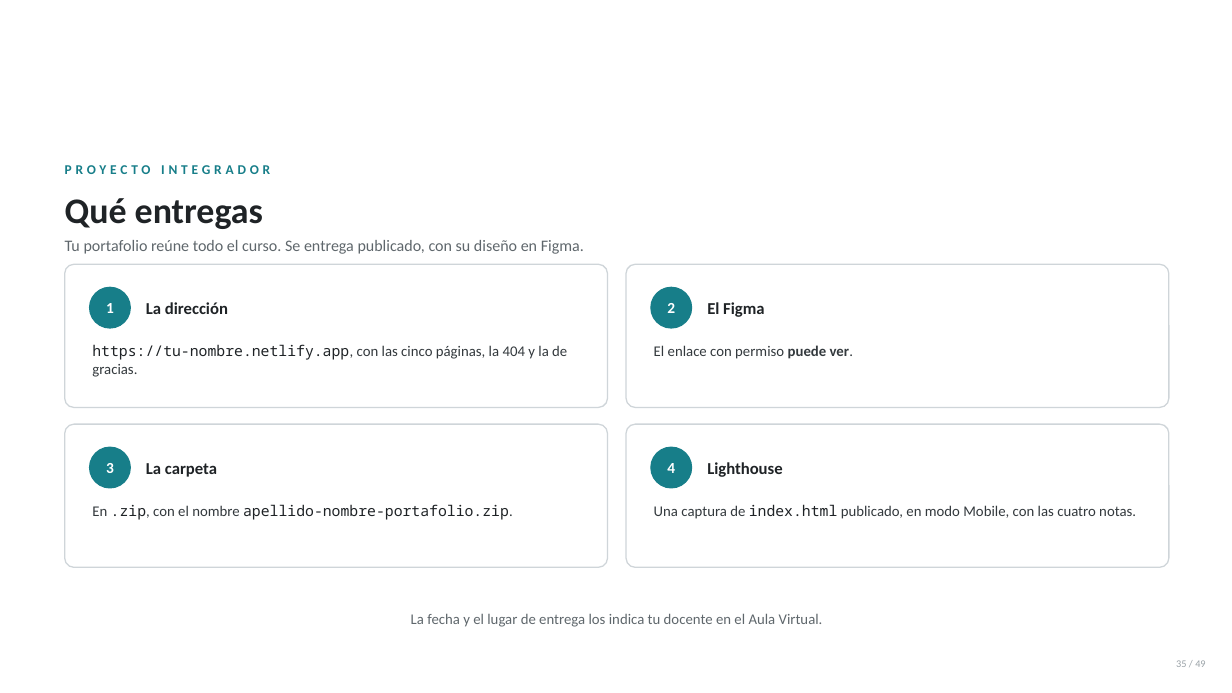
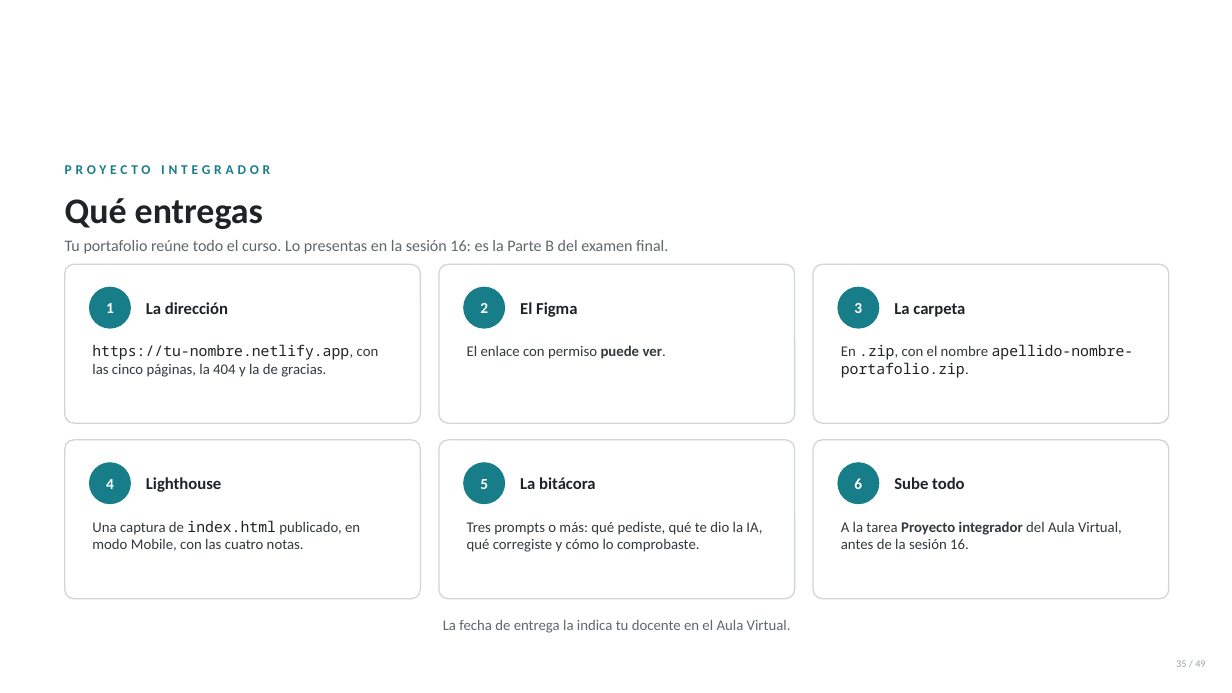
Before and after one commit to anibaler123143423234321/sesiones-dagner, a slide deck: slide 35 of SESION 15/Sesion15-Proyecto-Integrador-Pruebas-y-Despliegue.pptx. Drawn at 1232x693 pixels with LibreOffice and Linux fonts; fonts in the diff are those of the drawing; background and template pictures are left out. Boxes give left, top, right and bottom in pixels: in the first picture for what was removed or moved away, otherwise in the second. Text is boxed around its words. In the diff, an @@ line names an element or a change of style, - is before the commit and + after.

```diff
--- a/SESION 15/Sesion15-Proyecto-Integrador-Pruebas-y-Despliegue.pptx
+++ b/SESION 15/Sesion15-Proyecto-Integrador-Pruebas-y-Despliegue.pptx
@@ rounded rectangle: place and size @@
-rounded rectangle at (65, 264, 608, 408)
+rounded rectangle at (65, 264, 421, 423)
@@ text at (65, 240, 668, 254): text changed @@
-Tu portafolio reúne todo el curso. Se entrega publicado, con su diseño en Figma.
+Tu portafolio reúne todo el curso. Lo presentas en la sesión 16: es la Parte B del examen final.
@@ rounded rectangle: place and size @@
-rounded rectangle at (627, 264, 1170, 408)
+rounded rectangle at (439, 264, 795, 423)
@@ rounded rectangle: place and size @@
-rounded rectangle at (65, 424, 608, 567)
+rounded rectangle at (813, 264, 1169, 423)
@@ text "2": place and size @@
-text "2" at (667, 303, 675, 313)
+text "2" at (480, 303, 488, 313)
@@ ellipse: place and size @@
-ellipse at (651, 287, 691, 328)
+ellipse at (464, 287, 505, 328)
@@ text "El Figma": place and size @@
-text "El Figma" at (707, 302, 764, 317)
+text "El Figma" at (520, 302, 577, 317)
@@ text "3": place and size @@
-text "3" at (106, 463, 114, 473)
+text "3" at (854, 303, 862, 313)
@@ ellipse: place and size @@
-ellipse at (90, 447, 130, 488)
+ellipse at (838, 287, 879, 328)
@@ text "La carpeta": place and size @@
-text "La carpeta" at (146, 463, 217, 477)
+text "La carpeta" at (894, 303, 965, 317)
@@ text "https://tu-nombre.netlify.app, con las cinco páginas, ..." rewrapped from (92, 344, 567, 377) to (92, 344, 379, 377) @@
@@ text "El enlace con permiso puede ...": place and size @@
-text "El enlace con permiso puede ..." at (654, 345, 853, 359)
+text "El enlace con permiso puede ..." at (467, 345, 666, 359)
@@ text "En .zip, con el nombre ..." rewrapped from (92, 504, 513, 520) to (841, 344, 1134, 378) @@
@@ proportions changed in 4 elements at (65, 264, 421, 423), (439, 264, 795, 423), (813, 264, 1169, 423), (65, 440, 421, 599) @@
@@ rounded rectangle: place and size @@
-rounded rectangle at (627, 424, 1170, 567)
+rounded rectangle at (65, 440, 421, 599)
@@ rounded rectangle added at (439, 440, 795, 599), fill #FFFFFF, outline #CFD5D9 1 pt @@
@@ rounded rectangle added at (813, 440, 1169, 599), fill #FFFFFF, outline #CFD5D9 1 pt @@
@@ text "4": place and size @@
-text "4" at (667, 463, 675, 473)
+text "4" at (106, 479, 114, 489)
@@ ellipse: place and size @@
-ellipse at (651, 447, 691, 488)
+ellipse at (90, 463, 130, 504)
@@ text "Lighthouse": place and size @@
-text "Lighthouse" at (707, 462, 782, 477)
+text "Lighthouse" at (146, 477, 221, 492)
@@ ellipse added at (464, 463, 505, 504), fill #177E89, outline #177E89 1 pt @@
@@ text added at (480, 479, 488, 489), 12 pt, text #FFFFFF, bold @@
+5
@@ text added at (520, 477, 595, 489), 13 pt, text #1F2326, bold @@
+La bitácora
@@ ellipse added at (838, 463, 879, 504), fill #177E89, outline #177E89 1 pt @@
@@ text added at (854, 478, 862, 489), 12 pt, text #FFFFFF, bold @@
+6
@@ text added at (894, 477, 964, 489), 13 pt, text #1F2326, bold @@
+Sube todo
@@ text "Una captura de index.html publicado, ..." rewrapped from (654, 504, 1136, 519) to (92, 520, 360, 551) @@
@@ text added at (467, 521, 762, 552), 11.5 pt, text #33393D @@
+Tres prompts o más: qué pediste, qué te dio la IA, qué corregiste y cómo lo comprobaste.
@@ text added at (841, 521, 1122, 549), 11.5 pt, text #33393D @@
+A la tarea Proyecto integrador del Aula Virtual, antes de la sesión 16.
@@ text at (443, 619, 791, 633): text changed @@
-La fecha y el lugar de entrega los indica tu docente en el Aula Virtual.
+La fecha de entrega la indica tu docente en el Aula Virtual.
```
Also in this commit, not shown: 3 other slides changed, 23 other files.
